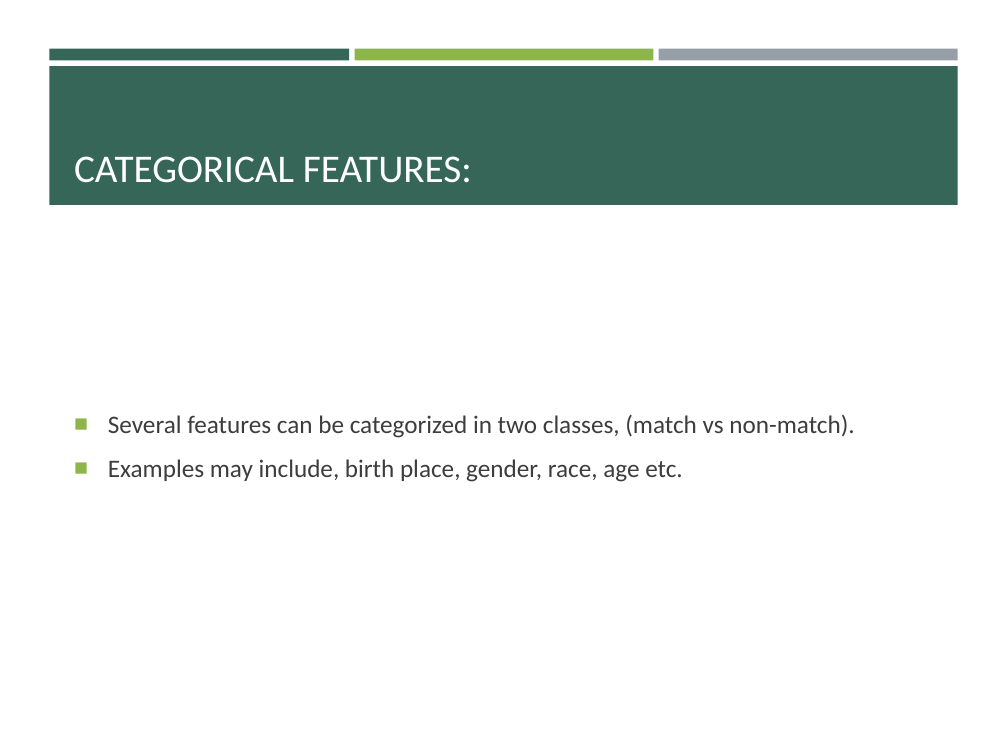
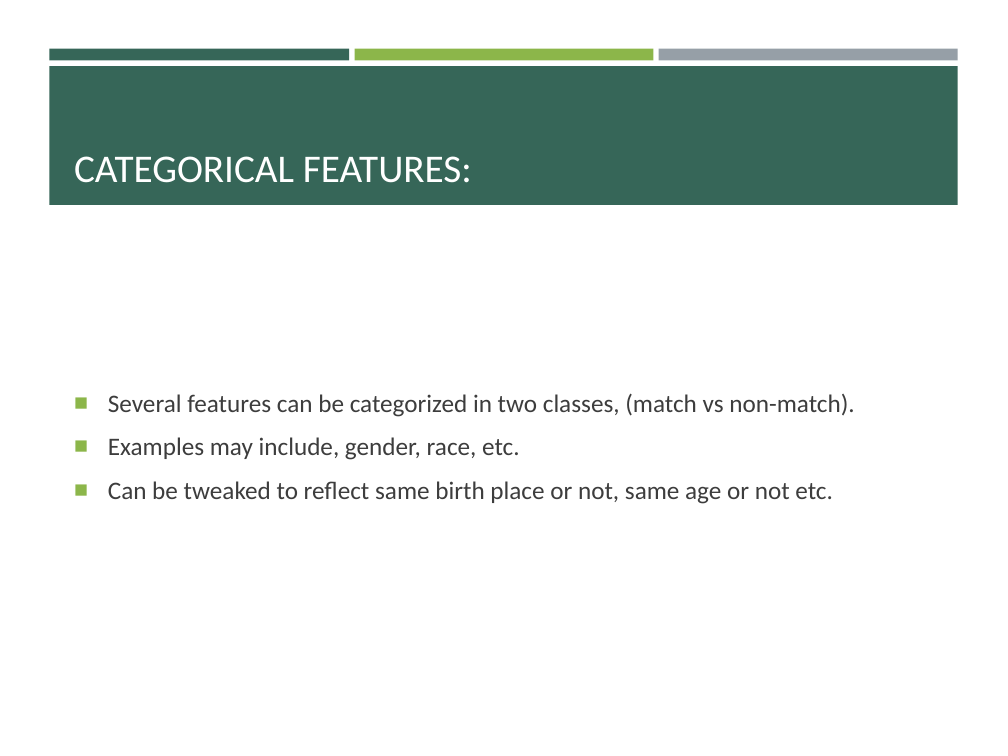
Before and after one commit to pulkitjain1004/autoRL, a slide deck: slide 9 of Record_Linkage.pptx (slide 8 before the commit). Drawn at 1008x756 pixels with LibreOffice and Linux fonts; fonts in the diff are those of the drawing. Boxes give left, top, right and bottom in pixels: in the first picture for what was removed or moved away, otherwise in the second. Text is boxed around its words. In the diff, an @@ line names an element or a change of style, - is before the commit and + after.

```diff
--- a/Record_Linkage.pptx
+++ b/Record_Linkage.pptx
@@ text at box(108, 437, 833, 504): text changed @@
-■ Examples may include, birth place, gender, race, age etc.
+■ Examples may include, gender, race, etc.
+■ Can be tweaked to reflect same birth place or not, same age or not etc.
```
Also in this commit, not shown: 13 other slides changed, 1 slide added.
